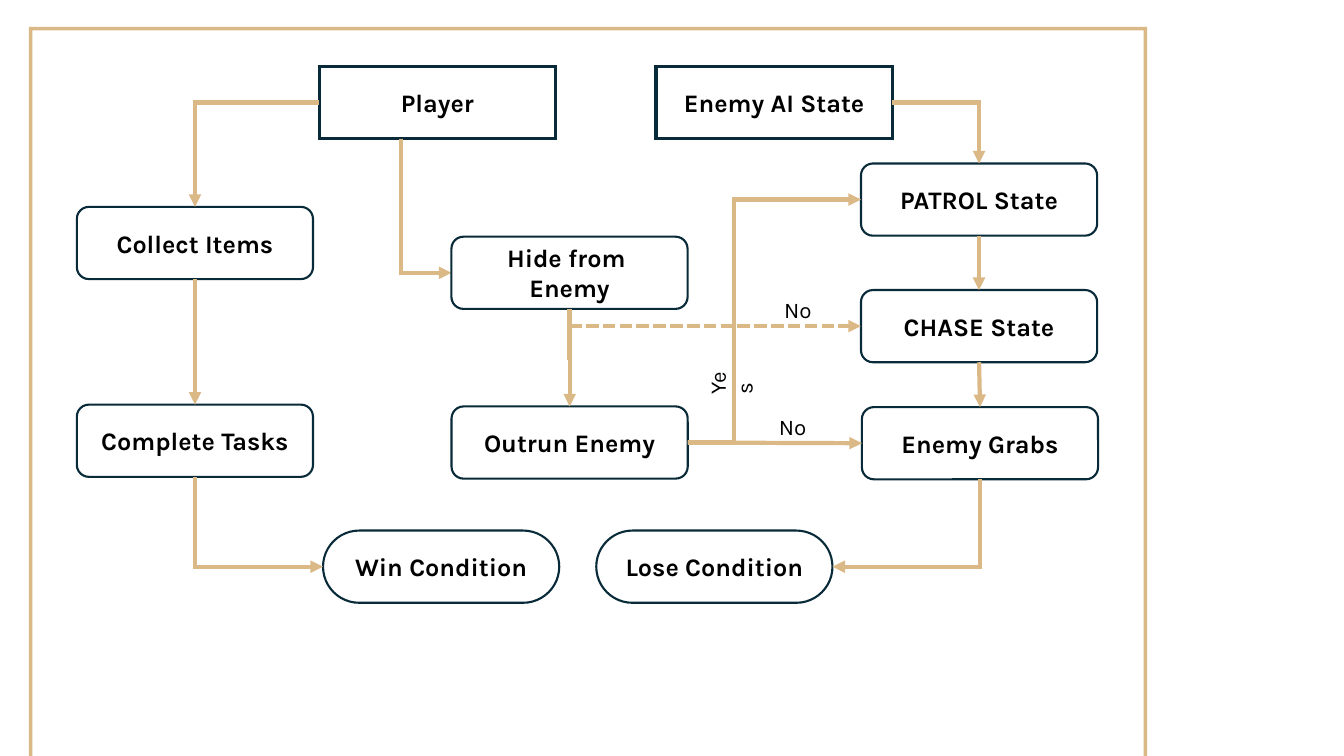
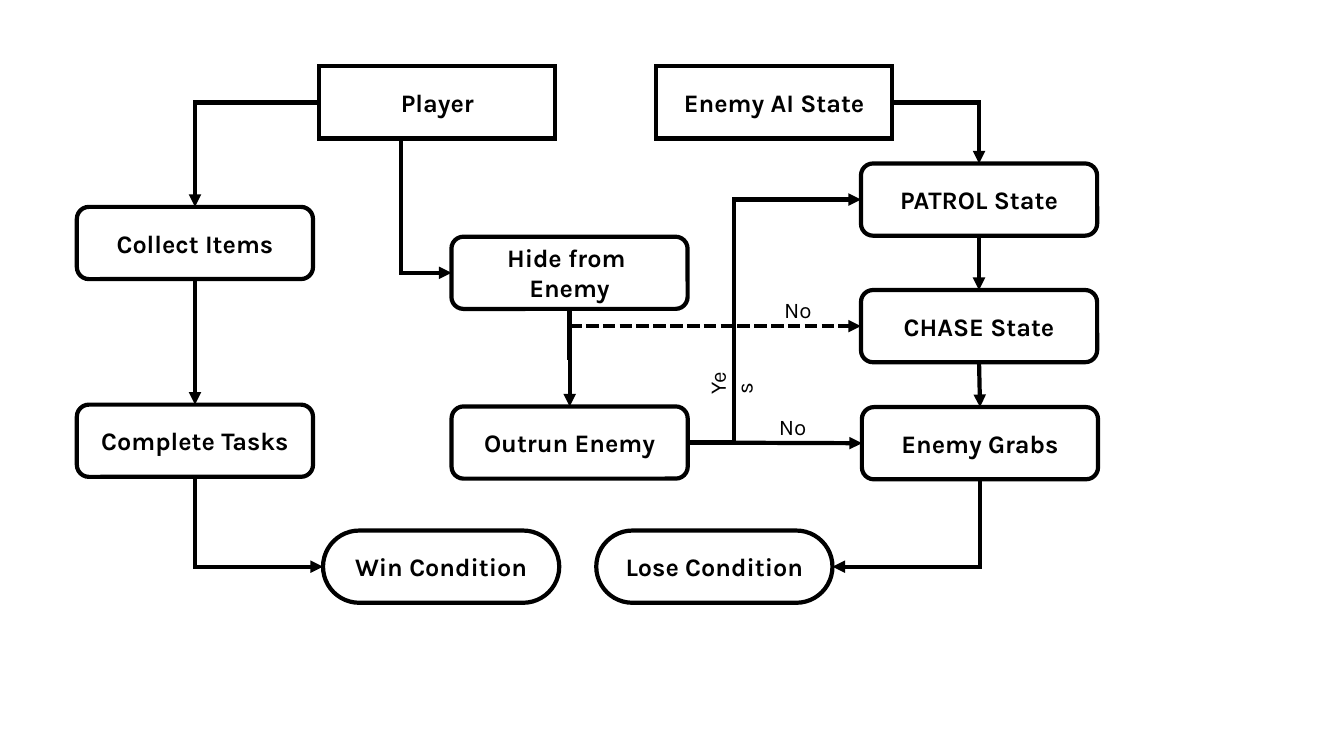
Before and after one commit to ShrutiSabbanii/VRHorror, a slide deck: slide 5 of SRS.pptx. Drawn at 1344x756 pixels with LibreOffice and Linux fonts; fonts in the diff are those of the drawing. Boxes give left, top, right and bottom in pixels: in the first picture for what was removed or moved away, otherwise in the second. Text is boxed around its words. In the diff, an @@ line names an element or a change of style, - is before the commit and + after.

```diff
--- a/SRS.pptx
+++ b/SRS.pptx
@@ freeform shape removed at <box>29,27,1147,756</box> @@
@@ rounded rectangle "Player" at <box>320,67,556,139</box>: outline #092A39 2.25 pt to #000000 3 pt @@
@@ rounded rectangle "Enemy AI State" at <box>656,67,892,139</box>: outline #092A39 2.25 pt to #000000 3 pt @@
@@ elbow arrow (320, 103) - (195, 207): stroke #DBB986 3 pt to #000000 3 pt @@
@@ elbow arrow (892, 103) - (979, 163): stroke #DBB986 3 pt to #000000 3 pt @@
@@ elbow arrow (401, 138) - (452, 273): stroke #DBB986 3 pt to #000000 3 pt @@
@@ elbow arrow (688, 443) - (861, 200): stroke #DBB986 3 pt to #000000 3 pt @@
@@ outline #092A39 1.5 pt to #000000 3 pt in 9 elements at <box>77,207,313,279</box>, <box>862,407,1098,480</box>, <box>324,530,560,603</box>, <box>597,530,833,603</box>, <box>77,404,313,477</box>, <box>861,163,1097,236</box>, <box>861,290,1097,363</box>, <box>452,406,688,479</box>, <box>452,237,688,310</box> @@
@@ elbow arrow (979, 236) - (979, 290): stroke #DBB986 3 pt to #000000 3 pt @@
@@ arrow (195, 279) - (195, 404): stroke #DBB986 3 pt to #000000 3 pt @@
@@ elbow arrow (570, 310) - (570, 406): stroke #DBB986 3 pt to #000000 3 pt @@
@@ elbow arrow (570, 310) - (861, 327): stroke #DBB986 3 pt dashed to #000000 3 pt dashed @@
@@ arrow (979, 362) - (980, 407): stroke #DBB986 3 pt to #000000 3 pt @@
@@ arrow (688, 443) - (862, 444): stroke #DBB986 3 pt to #000000 3 pt @@
@@ elbow arrow (195, 477) - (324, 567): stroke #DBB986 3 pt to #000000 3 pt @@
@@ elbow arrow (980, 480) - (833, 567): stroke #DBB986 3 pt to #000000 3 pt @@
```
Also in this commit, not shown: 1 slide added, 1 slide removed.
